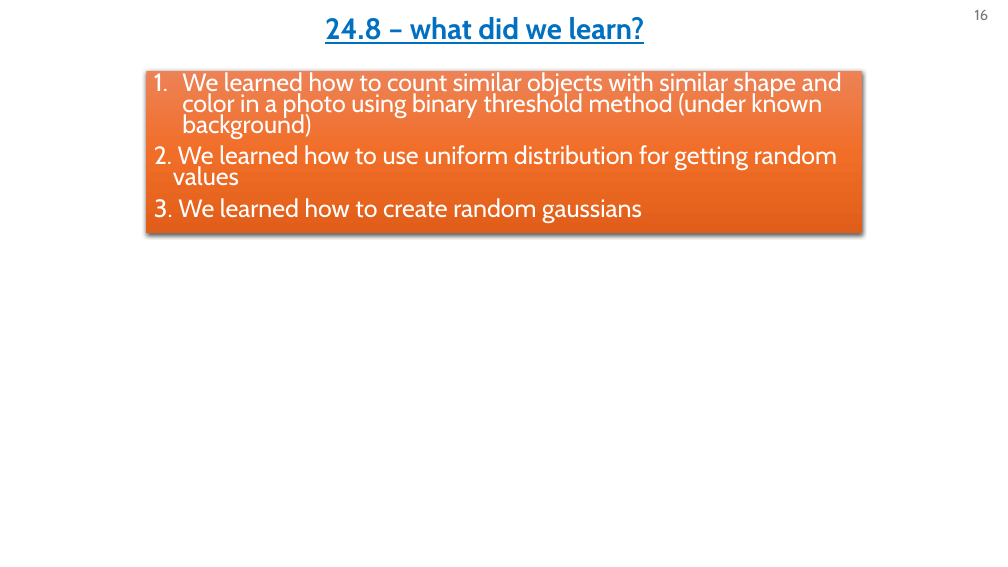
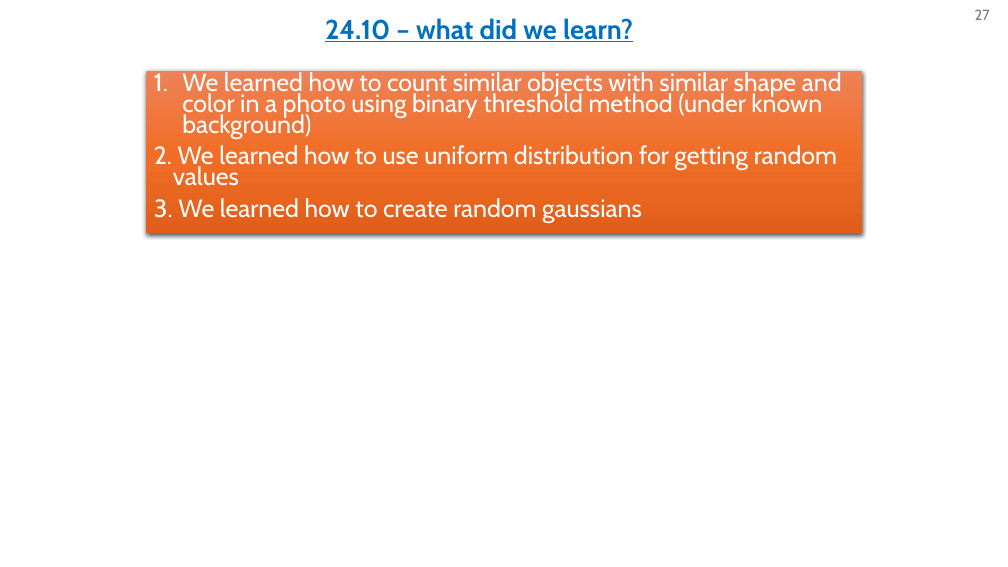
Before and after one commit to omripony/image-processing, a slide deck: slide 27 of labs/lab24- for barak's check/version 2/1950-2210-7939-ImPr24-2.pptx (slide 16 before the commit). Drawn at 1008x567 pixels with LibreOffice and Linux fonts; fonts in the diff are those of the drawing. Boxes give left, top, right and bottom in pixels: in the first picture for what was removed or moved away, otherwise in the second. Text is boxed around its words. In the diff, an @@ line names an element or a change of style, - is before the commit and + after.

```diff
--- a/labs/lab24- for barak's check/version 2/1950-2210-7939-ImPr24-2.pptx
+++ b/labs/lab24- for barak's check/version 2/1950-2210-7939-ImPr24-2.pptx
@@ text at [325, 18, 633, 42]: text changed; size 28 to 25.9 pt @@
-24.8 – what did we learn?
+24.10 – what did we learn?
@@ page number at [975, 9, 990, 20]: text changed @@
-16
+27
```
Also in this commit, not shown: 12 other slides changed, 11 slides added, 28 other files.
